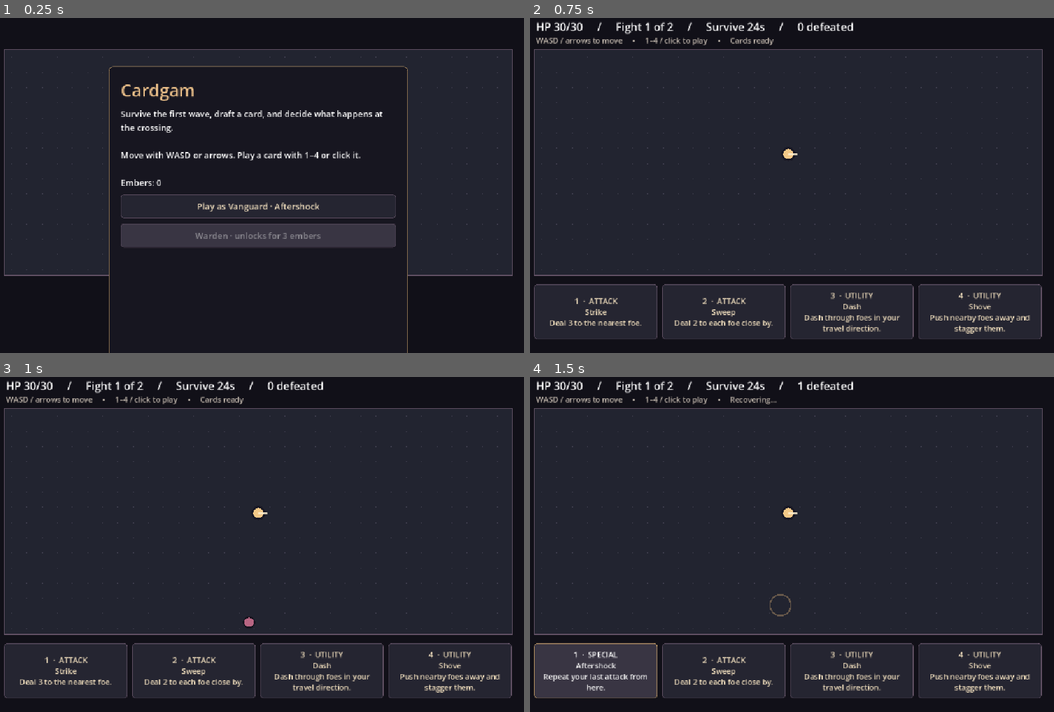
Above: before the commit, frames 1-4 (two rows, left to right).
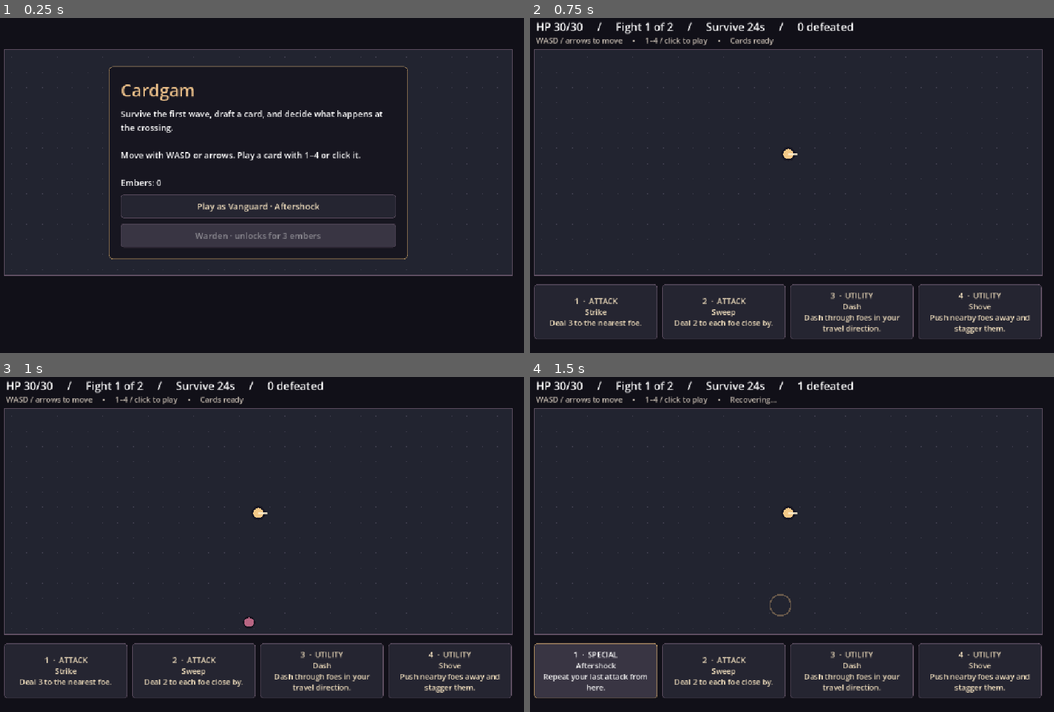
Above: after the commit, the same moments.

Repository: joelyou20/cardgam
Game: Godot game, scene res://arena.tscn
Two runs of this game, one before a commit and one after it. Both use one fixed random seed, a clock stepped at 60 frames per second and the inputs below.
Inputs:
- Up to frame 1 (0.25 s): no input
- Up to frame 2 (0.75 s): click "Play as Vanguard · Aftershock" at 0.5 s
- Up to frame 3 (1 s): no input
- Up to frame 4 (1.5 s): click "1 · ATTACK Strike Deal 3 to t…" at 1.25 s

The runs differ from the first frame. In frame 1, 0.5% of the frame differs, in the area x 20-78%, y 70-100%; in frame 2, nothing differs; in frame 3, nothing differs; in frame 4, nothing differs.

Commit message:
Keep draft and story panels within the arena viewport

Diff:
--- a/main/arena.gd
+++ b/main/arena.gd
@@ -97,6 +97,7 @@
 		slots.append(button)
 	overlay = PanelContainer.new()
 	overlay.position = Vector2(245, 115)
+	overlay.custom_minimum_size.x = 630
 	overlay.size = Vector2(630, 0)
 	overlay.theme = theme
 	var panel := StyleBoxFlat.new()
@@ -126,7 +127,7 @@
 	detail.text = description
 	detail.autowrap_mode = TextServer.AUTOWRAP_WORD_SMART
 	options.add_child(detail)
-	overlay.size = Vector2(630, 0)
+	overlay.set_deferred("size", Vector2(630, 0))
 	refresh_hand()
 
 func add_option(label: String, action: Callable) -> void:
